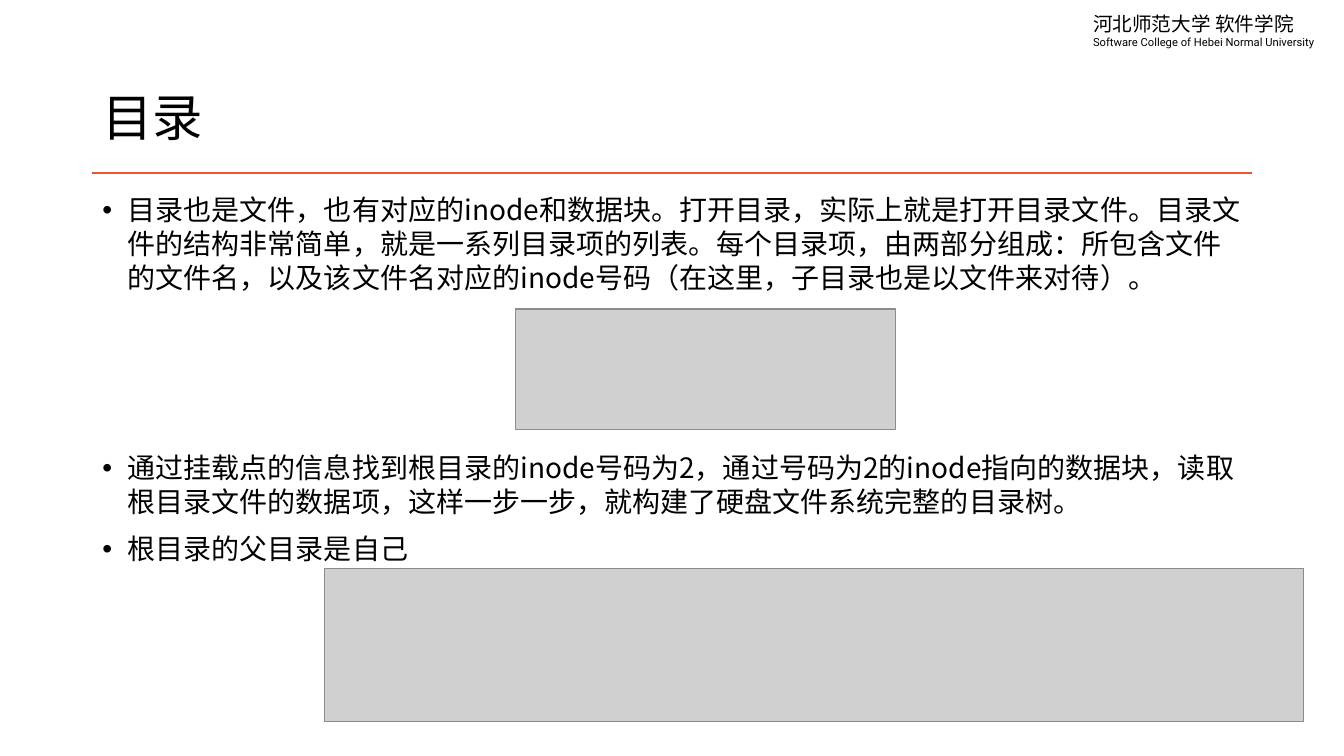
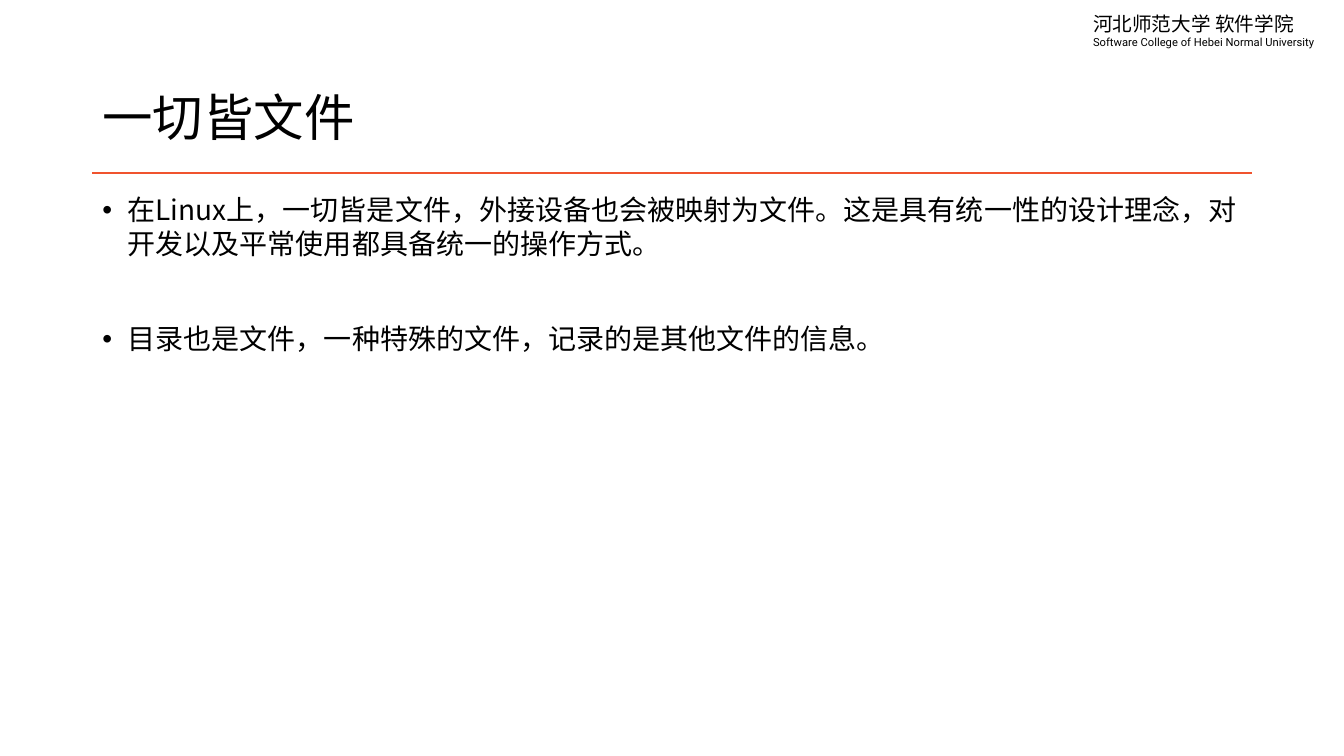
Before and after one commit to edu2act/course-linux-system, a slide deck: slide 2 of materials/slides/ch07-file-management.pptx. Drawn at 1344x756 pixels with LibreOffice and Linux fonts; fonts in the diff are those of the drawing; grey boxes stand for pictures. Boxes give left, top, right and bottom in pixels: in the first picture for what was removed or moved away, otherwise in the second. Text is boxed around its words. In the diff, an @@ line names an element or a change of style, - is before the commit and + after.

Commit message:
update pptx

```diff
--- a/materials/slides/ch07-file-management.pptx
+++ b/materials/slides/ch07-file-management.pptx
@@ title at (x1=102, y1=93, x2=354, y2=140): text changed @@
-目录
+一切皆文件
@@ text at (x1=128, y1=196, x2=1237, y2=352): text changed @@
-• 目录也是文件，也有对应的inode和数据块。打开目录，实际上就是打开目录文件。目录文件的结构非常简单，就是一系列目录项的列表。每个目录项，由两部分组成：所包含文件的文件名，以及该文件名对应的inode号码（在这里，子目录也是以文件来对待）。
-• 通过挂载点的信息找到根目录的inode号码为2，通过号码为2的inode指向的数据块，读取根目录文件的数据项，这样一步一步，就构建了硬盘文件系统完整的目录树。
-• 根目录的父目录是自己
+• 在Linux上，一切皆是文件，外接设备也会被映射为文件。这是具有统一性的设计理念，对开发以及平常使用都具备统一的操作方式。
+• 目录也是文件，一种特殊的文件，记录的是其他文件的信息。
@@ picture removed at (x1=515, y1=310, x2=896, y2=430) @@
@@ picture removed at (x1=325, y1=569, x2=1304, y2=722) @@
```
Also in this commit, not shown: 2 other slides changed, 8 other files.
